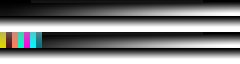
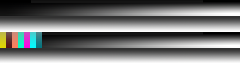
The second 240 x 64 image is a revision of the first. Changes to its layers:
added layer "compensation" above "daylight" over [0, 16, 240, 63]
